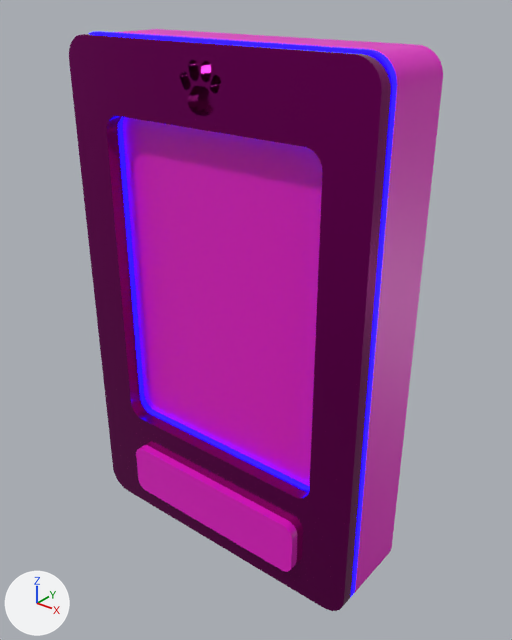
The glTF model assets/models/celuvet.glb as it was, and as the next commit left it.
Camera for both pictures: a camera (50 mm lens) standing at (0.1112, -0.1235, 0.082) and looking at (0.004, 0.0105, -0.0011). Arrows for +X, +Y and +Z are at lower left; the lights stay in place. The picture after the commit comes second. Where no turn or scale is listed for an object, it has been applied to the vertices. Vertices at exactly the same position are counted once.
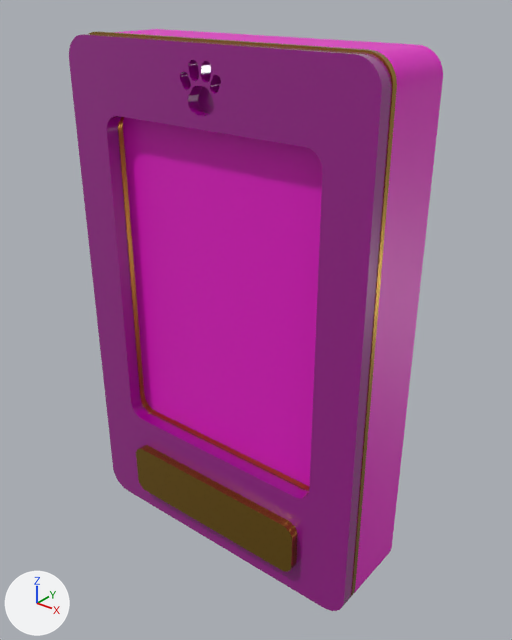
Boxes [x1, y1, x2, y2] around the edits, measured in the pictures (512 x 640 px):
'Curve.001', recoloured, surface changed (lighter)
    both: [69, 34, 392, 611]
'neon', recoloured
    both: [89, 31, 397, 598]
part 1 of me_curve_003, added (mostly hidden)
    after: [141, 445, 298, 569]
part 2 of me_curve_003, recoloured (pink to orange)
    both: [136, 446, 297, 572]

The change in detail:
In material 'SVGMat' (mat_svgmat), metallic goes from 0.918 to 0.0.
Material 'SVGMat' (mat_svgmat) changes colour from purple #900076 to purple #9b038b; in linear values from (0.281, 0.0, 0.18) to (0.326, 0.00101, 0.26).
In material 'SVGMat' (mat_svgmat), roughness goes from 0.124 to 0.188.
In material 'SVGMat' (mat_svgmat), coat_weight is now set to 1.0.
Material 'SVGMat.003' (mat_svgmat_003) is new.
Its base color is (0.524, 0.303, 0.0468) (orange #bf963d).
Its metallic is 1.0.
Its roughness is 0.193.
me_curve_003 is used by ob_curve_003; location (-0.0451, -0.0027, -0.0711).
me_curve_003 had 170 vertices, 336 faces and spanned x 0.0153..0.0747, y -0.0037..0.0037, z 0.0077..0.0234.
me_curve_003 now has 469 vertices, 981 faces and spans x 0.0153..0.0747, y -0.0037..0.0037, z 0.0077..0.0234.
me_curve_003 part 1: 299 vertices added at x 0.0153..0.0747, y -0.0037..0.0, z 0.0077..0.0234.
me_curve_003 part 2: 131 faces spanning x 0.0153..0.0747, y -0.0037..0.0037, z 0.0077..0.0234 switch from mat_material (pink #e70fc8) to mat_svgmat_003 (orange #bf963d).
me_curve_004 has 1529 vertices, 3055 faces and spans x -0.045..0.045, y -0.0008..0.0008, z -0.0661..0.074.
me_curve_004 no longer uses material mat_svgmat_001 (black #000000, glowing blue #1304ff).
me_curve_004 gains material mat_svgmat_003 (orange #bf963d).
